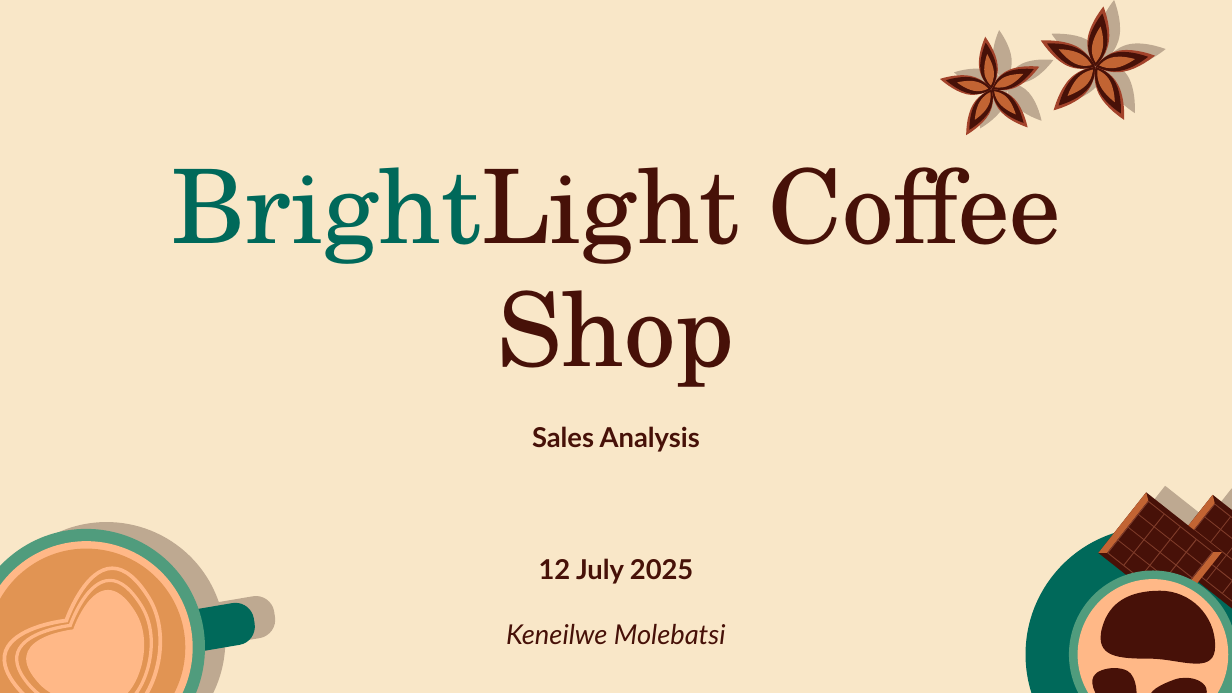
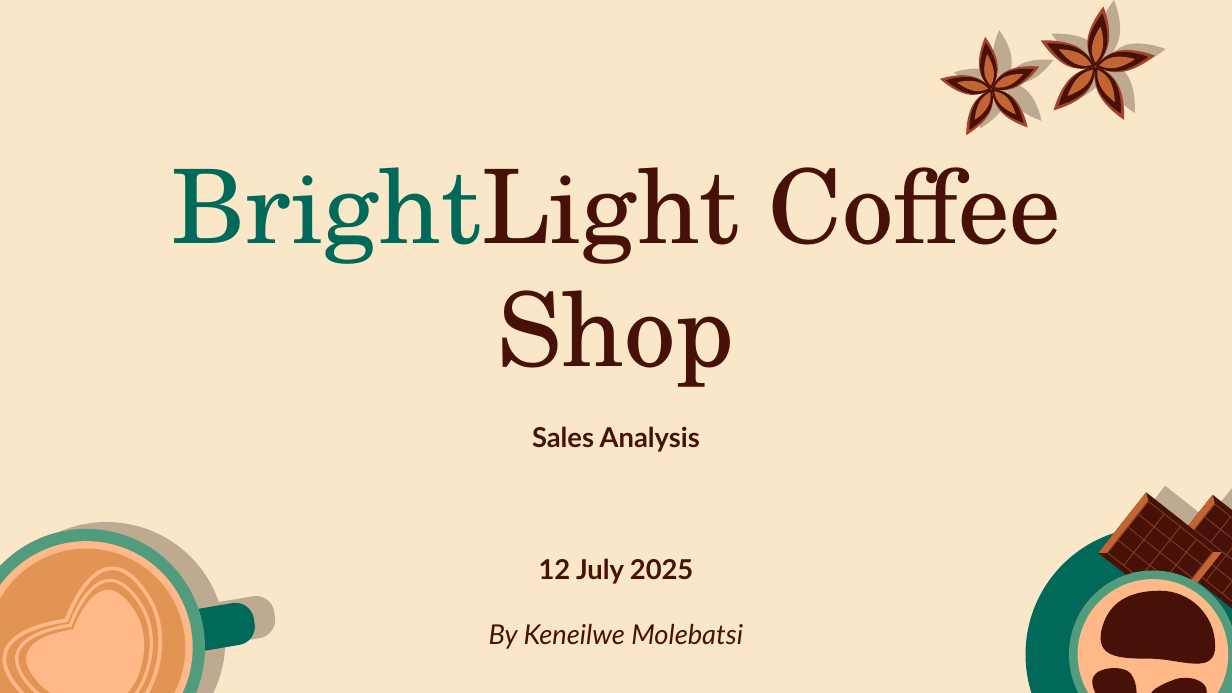
Before and after one commit to KeneilweG/BrightLight_Coffee_Shop_Sales_Case_Study1, a slide deck: slide 1 of Final Output File (Presentation(PowerPoint))/Coffee Shop Sales Presentation.pptx. Drawn at 1232x693 pixels with LibreOffice and Linux fonts; fonts in the diff are those of the drawing. Boxes give left, top, right and bottom in pixels: in the first picture for what was removed or moved away, otherwise in the second. Text is boxed around its words. In the diff, an @@ line names an element or a change of style, - is before the commit and + after.

Commit message:
Coffee Shop Presentation

```diff
--- a/Final Output File (Presentation(PowerPoint))/Coffee Shop Sales Presentation.pptx
+++ b/Final Output File (Presentation(PowerPoint))/Coffee Shop Sales Presentation.pptx
@@ subtitle at [489, 624, 743, 649]: text changed @@
-Keneilwe Molebatsi
+By Keneilwe Molebatsi
```
Also in this commit, not shown: 8 other slides changed, 1 slide added.
